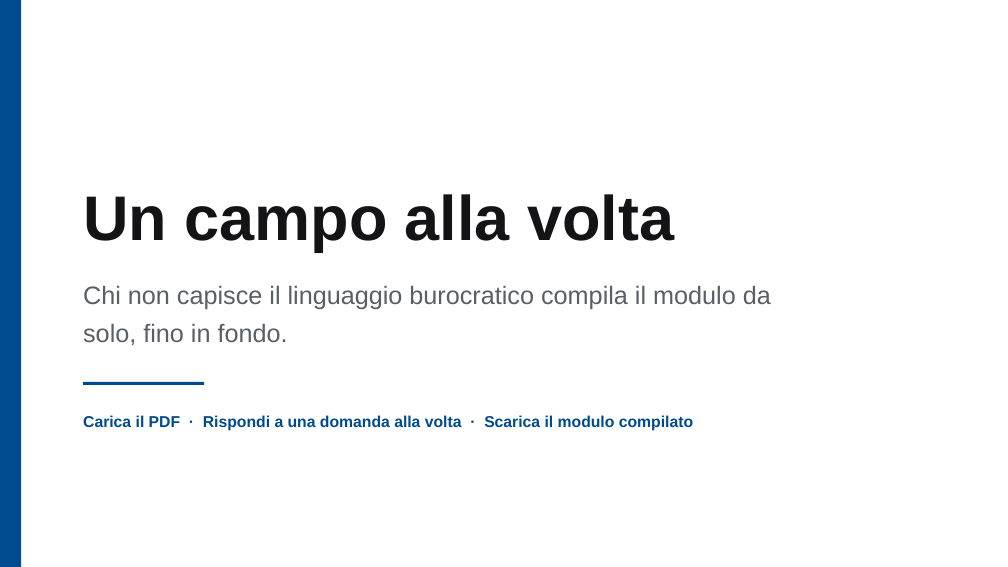
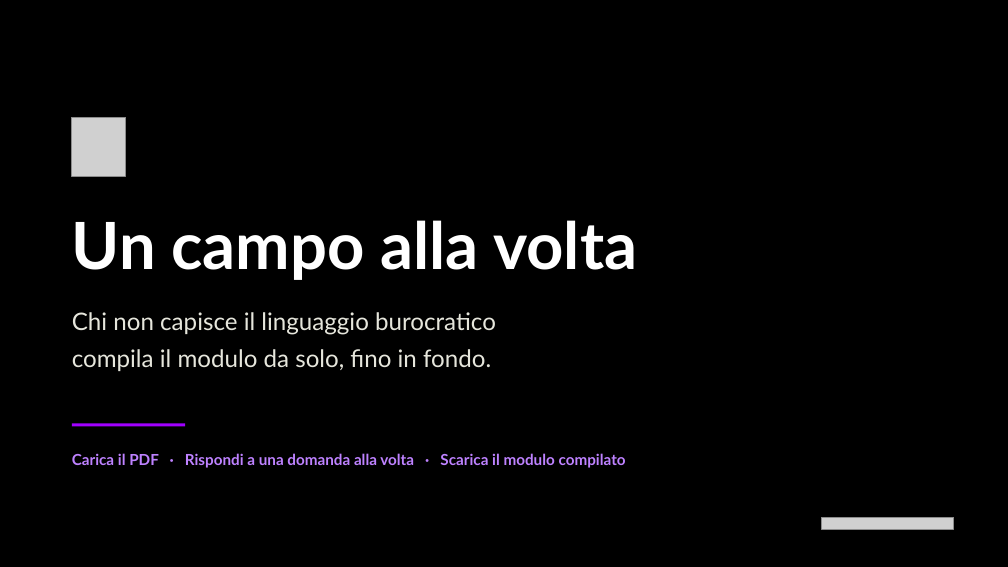
Before and after one commit to lucaCapocciAcn/hagenthon, a slide deck: slide 1 of app/presentation/un-campo-alla-volta.pptx. Drawn at 1008x567 pixels with LibreOffice and Linux fonts; fonts in the diff are those of the drawing; grey boxes stand for pictures. Boxes give left, top, right and bottom in pixels: in the first picture for what was removed or moved away, otherwise in the second. Text is boxed around its words. In the diff, an @@ line names an element or a change of style, - is before the commit and + after.

```diff
--- a/app/presentation/un-campo-alla-volta.pptx
+++ b/app/presentation/un-campo-alla-volta.pptx
@@ rectangle removed at (x1=0, y1=0, x2=21, y2=567) @@
@@ rectangle added at (x1=0, y1=0, x2=1008, y2=567), fill #000000 @@
@@ picture added at (x1=72, y1=117, x2=126, y2=176) @@
@@ text "Un campo alla volta" moved from (x1=83, y1=194, x2=674, y2=252) to (x1=72, y1=220, x2=637, y2=280) @@
@@ text "Un campo alla volta" at (x1=72, y1=220, x2=637, y2=280): size 60 to 62 pt, font Arial to Lato, text colour #141416 to #FFFFFF @@
@@ text "Chi non capisce il linguaggio ..." moved from (x1=83, y1=285, x2=771, y2=345) to (x1=72, y1=312, x2=496, y2=371) @@
@@ text "Chi non capisce il linguaggio ..." at (x1=72, y1=312, x2=496, y2=371): size 24 to 23 pt, font Arial to Lato, text colour #5A5F66 to #E6E6DC; line spacing 1.25 to 1.3 @@
@@ rectangle resized from (x1=83, y1=382, x2=204, y2=385) to (x1=72, y1=423, x2=185, y2=426) @@
@@ rectangle at (x1=72, y1=423, x2=185, y2=426): fill #004A8F to #A100FF @@
@@ text "Carica il PDF · Rispondi ..." moved from (x1=83, y1=415, x2=693, y2=431) to (x1=72, y1=453, x2=626, y2=468) @@
@@ text "Carica il PDF · Rispondi ..." at (x1=72, y1=453, x2=626, y2=468): size 15 to 14.5 pt, font Arial to Lato, text colour #004A8F to #BE82FF @@
@@ picture added at (x1=821, y1=517, x2=954, y2=529) @@
```
Also in this commit, not shown: 6 other slides changed, 5 other files.
